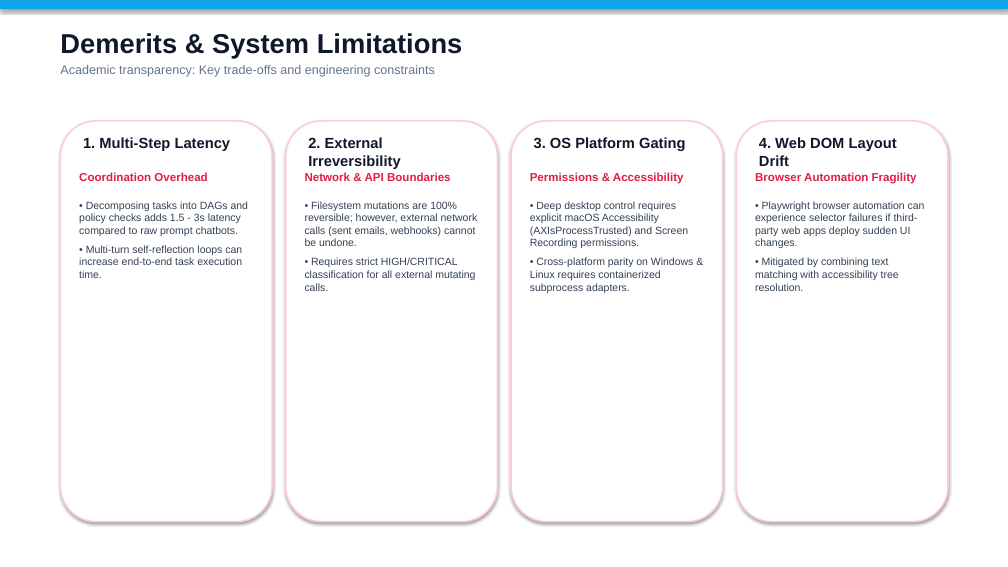
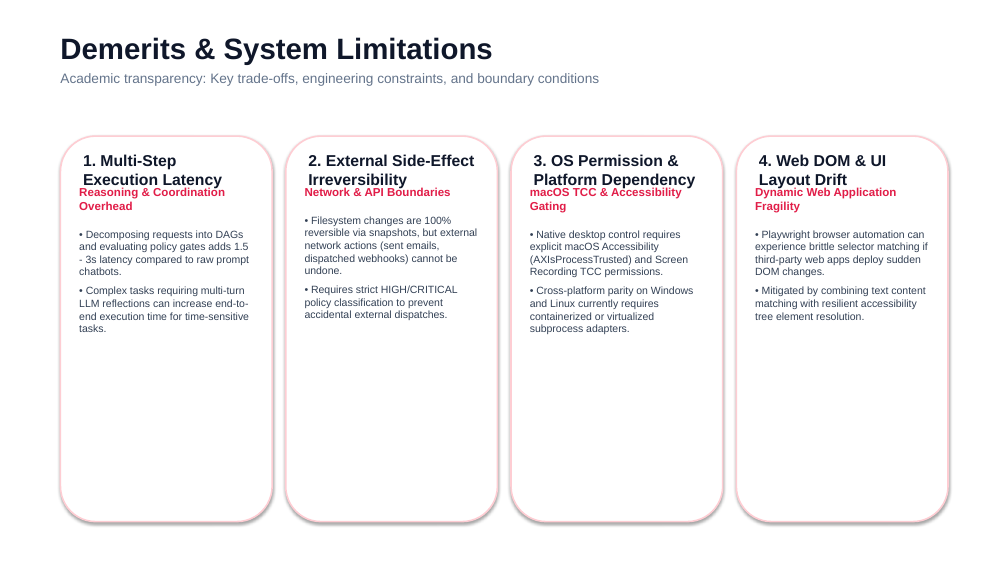
Before and after one commit to pushkarrrrrr/nexus, a slide deck: slide 11 of NEXUS_Final_Presentation.pptx (slide 10 before the commit). Drawn at 1008x567 pixels with LibreOffice and Linux fonts; fonts in the diff are those of the drawing. Boxes give left, top, right and bottom in pixels: in the first picture for what was removed or moved away, otherwise in the second. Text is boxed around its words. In the diff, an @@ line names an element or a change of style, - is before the commit and + after.

Commit message:
feat(evaluation): implement phase 16 academic benchmarking, formal ablation studies, and capstone finalization
- Standardized benchmark cohort: N=25 deterministic tasks across 5 core research domains (software engineering, graph-rag reasoning, fault recovery, safety enforcement, OS computer control)
- Progressive architectural ablation matrix across 6 configurations evaluating task success, planning accuracy, tool selection F1, latency, tokens, cost, and safety violations
- Empirical benchmark runner and telemetry engine with rollback state verification
- Publication-ready academic table exporters: LaTeX booktabs formatter and CSV dataset exporter
- FastAPI REST API endpoints: /evaluation/benchmarks, /evaluation/run, /evaluation/ablations, /export/latex, /export/csv
- Dashboard UI cockpit (/analytics): interactive execution runner, side-by-side empirical performance matrix, 1-click LaTeX copy modal, and CSV downloads
- Hardened CoreFoundation ctypes release routines in macOS engine to prevent segmentation faults
- Updated test suite: 213/213 automated tests passing, 0 type errors, 0 linter errors
- Documentation and architecture updates in README.md, docs/STATUS.md, and docs/ARCHITECTURE.md

```diff
--- a/NEXUS_Final_Presentation.pptx
+++ b/NEXUS_Final_Presentation.pptx
@@ rectangle removed at [0, 0, 1008, 9] @@
@@ text at [60, 37, 493, 65]: size 26 to 28 pt in "Demerits & System Limitations" @@
@@ text at [60, 73, 599, 86]: text changed; size 12 to 13 pt @@
-Academic transparency: Key trade-offs and engineering constraints
+Academic transparency: Key trade-offs, engineering constraints, and boundary conditions
@@ rounded rectangle: place and size @@
-rounded rectangle at [60, 121, 272, 522]
+rounded rectangle at [60, 136, 272, 522]
@@ rounded rectangle: place and size @@
-rounded rectangle at [286, 121, 498, 522]
+rounded rectangle at [286, 136, 498, 522]
@@ rounded rectangle: place and size @@
-rounded rectangle at [511, 121, 723, 522]
+rounded rectangle at [511, 136, 723, 522]
@@ rounded rectangle: place and size @@
-rounded rectangle at [737, 121, 948, 522]
+rounded rectangle at [737, 136, 948, 522]
@@ text at [83, 154, 223, 190]: text changed; size 14 to 15 pt @@
-1. Multi-Step Latency
+1. Multi-Step Execution Latency
@@ text at [308, 154, 474, 190]: text changed; size 14 to 15 pt @@
-2. External Irreversibility
+2. External Side-Effect Irreversibility
@@ text at [534, 154, 696, 190]: text changed; size 14 to 15 pt @@
-3. OS Platform Gating
+3. OS Permission & Platform Dependency
@@ text at [759, 154, 887, 190]: text changed; size 14 to 15 pt @@
-4. Web DOM Layout Drift
+4. Web DOM & UI Layout Drift
@@ text at [79, 187, 249, 332]: text changed @@
-Coordination Overhead
-• Decomposing tasks into DAGs and policy checks adds 1.5 - 3s latency compared to raw prompt chatbots.
-• Multi-turn self-reflection loops can increase end-to-end task execution time.
+Reasoning & Coordination Overhead
+• Decomposing requests into DAGs and evaluating policy gates adds 1.5 - 3s latency compared to raw prompt chatbots.
+• Complex tasks requiring multi-turn LLM reflections can increase end-to-end execution time for time-sensitive tasks.
@@ text "Network & API Boundaries": place and size @@
-text "Network & API Boundaries" at [305, 172, 478, 291]
+text "Network & API Boundaries" at [305, 187, 477, 320]
@@ text at [530, 187, 693, 334]: text changed @@
-Permissions & Accessibility
-• Deep desktop control requires explicit macOS Accessibility (AXIsProcessTrusted) and Screen Recording permissions.
-• Cross-platform parity on Windows & Linux requires containerized subprocess adapters.
+macOS TCC & Accessibility Gating
+• Native desktop control requires explicit macOS Accessibility (AXIsProcessTrusted) and Screen Recording TCC permissions.
+• Cross-platform parity on Windows and Linux currently requires containerized or virtualized subprocess adapters.
@@ text at [755, 187, 928, 320]: text changed @@
-Browser Automation Fragility
-• Playwright browser automation can experience selector failures if third-party web apps deploy sudden UI changes.
-• Mitigated by combining text matching with accessibility tree resolution.
+Dynamic Web Application Fragility
+• Playwright browser automation can experience brittle selector matching if third-party web apps deploy sudden DOM changes.
+• Mitigated by combining text content matching with resilient accessibility tree element resolution.
@@ text at [305, 216, 477, 320]: text changed @@
-• Filesystem mutations are 100% reversible; however, external network calls (sent emails, webhooks) cannot be undone.
-• Requires strict HIGH/CRITICAL classification for all external mutating calls.
+• Filesystem changes are 100% reversible via snapshots, but external network actions (sent emails, dispatched webhooks) cannot be undone.
+• Requires strict HIGH/CRITICAL policy classification to prevent accidental external dispatches.
```
Also in this commit, not shown: 5 other slides changed, 8 slides added, 7 slides removed, 24 other files.
